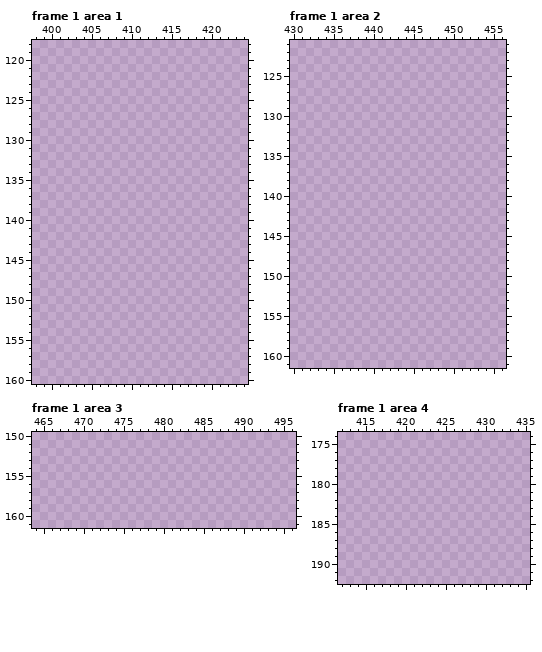
Two states of a pixel-art file, assets/images/scratch.aseprite. The picture above is the old version.
512x384 pixels, 2 frames. Colours within 5 levels of each other are drawn and written as one. Shown: frame 1 area 1: x 398..424, y 118..160; frame 1 area 2: x 430..456, y 121..161; frame 1 area 3: x 464..496, y 150..161; frame 1 area 4: x 412..435, y 174..192. The commit also changed other frames or places, which this record leaves out.
The result:
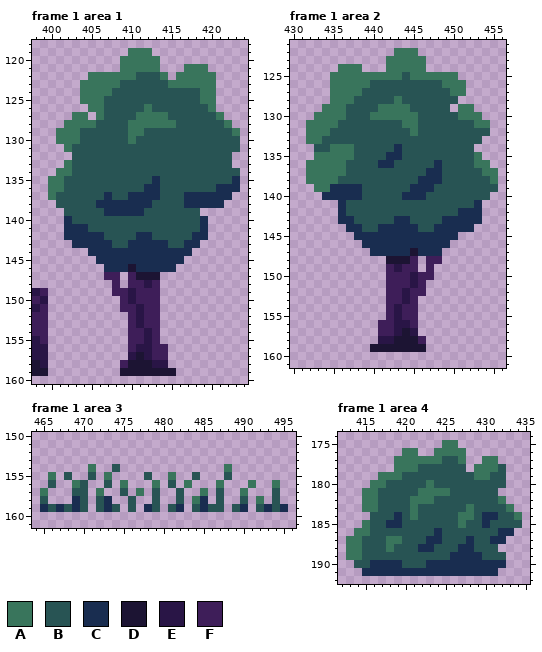
Palette (. is transparent): A #39755c  B #285454  C #192d50  D #1c1433  E #291546  F #3e1e59
What changed:
layer "Decorations" added
--- frame 1 area 1, layer "Decorations"
@@ x 398..424 @@
 118 ...........................
-119 ...........................
-120 ...........................
-121 ...........................
-122 ...........................
-123 ...........................
-124 ...........................
-125 ...........................
-126 ...........................
-127 ...........................
-128 ...........................
-129 ...........................
-130 ...........................
-131 ...........................
-132 ...........................
-133 ...........................
-134 ...........................
-135 ...........................
-136 ...........................
-137 ...........................
-138 ...........................
-139 ...........................
-140 ...........................
-141 ...........................
-142 ...........................
-143 ...........................
-144 ...........................
-145 ...........................
-146 ...........................
-147 ...........................
-148 ...........................
-149 ...........................
-150 ...........................
-151 ...........................
-152 ...........................
-153 ...........................
-154 ...........................
-155 ...........................
-156 ...........................
-157 ...........................
-158 ...........................
-159 ...........................
+119 ............AAA............
+120 ...........AAAAA...........
+121 ...........AAAAA...AAA.....
+122 .......AAAAAABBBA.AAAAA....
+123 ......AAAAABBBBBBAAAAAA....
+124 ......AAAABBBBBBBBBBBAA....
+125 ......AAABBBBBBBBBBBBAA....
+126 .......AABBBBBABBBBBBBA....
+127 .....AA.ABBBBAAAABBBBBBA...
+128 ....AAAABBBBAAAAAABBBBBBA..
+129 ...AAABBBBBBAABBBBBBBBBBBA.
+130 ...AAABBBBBBABBBBBBBBBBBBB.
+131 ....ABBBBBBBBBBBBBBBBBBBBB.
+132 .....BBBBBBBBBBBBBBBBBBBB..
+133 ....ABBBBBBBBBBBBBBBBBBBB..
+134 ...AABBBBBBBBBBBBBBBBBBBBB.
+135 ..AABBBBBBBBBBBCBBBBBBBBBC.
+136 ..AABBBBBBBBBBCCBBBBBBBCCC.
+137 ..ABBBBBBCBBCCCCBBBCCCCCC..
+138 ...BBBBBCCCCCCCBBBBCCCCC...
+139 ....BBBBBCCCCCBBBBBBB......
+140 ....CBBBBBBBBBBBBBBBBC.....
+141 ....CCCBBBBBBBBBBBBBBC.....
+142 ....CCCCCBBBBCCBBBBBCC.....
+143 .....CCCCCBBCCCCCBBCC......
+144 .......CCCCCCCCCCCCC.......
+145 ........CCCCCCCCCCC........
+146 .........CCCDCCCCC.........
+147 .........FF.FDDD...........
+148 ..........F.FFEF...........
+149 EF........FFEFFF...........
+150 FE.........FEFFF...........
+151 EF.........FFEFF...........
+152 FF..........FEFF...........
+153 FF..........FEFF...........
+154 FF..........FFEF...........
+155 EF..........FFEF...........
+156 EE..........FEEFF..........
+157 EE..........EDEFF..........
+158 DE.........FDDDEE..........
+159 DD.........DDDDDDD.........
 160 ...........................
--- frame 1 area 2, layer "Decorations"
@@ x 430..456 @@
 121 ...........................
-122 ...........................
-123 ...........................
-124 ...........................
-125 ...........................
-126 ...........................
-127 ...........................
-128 ...........................
-129 ...........................
-130 ...........................
-131 ...........................
-132 ...........................
-133 ...........................
-134 ...........................
-135 ...........................
-136 ...........................
-137 ...........................
-138 ...........................
-139 ...........................
-140 ...........................
-141 ...........................
-142 ...........................
-143 ...........................
-144 ...........................
-145 ...........................
-146 ...........................
-147 ...........................
-148 ...........................
-149 ...........................
-150 ...........................
-151 ...........................
-152 ...........................
-153 ...........................
-154 ...........................
-155 ...........................
-156 ...........................
-157 ...........................
-158 ...........................
-159 ...........................
+122 .............AAA...........
+123 ............AAAAA..........
+124 ......AAA...AAAAA..........
+125 .....AAAAAAAAABAAAAAA......
+126 .....AAAAABBBBBBBBBAAA.....
+127 .....AAAABBBBBBBBBBBAA.....
+128 .....AAABBBBBABBBBBBB......
+129 ....AAABBBBAAAABBBBB.AA....
+130 ...AAAABBBAAAAAABBBBBAAA...
+131 ..AAAABBBBBBBBAABBBBBBBAA..
+132 ..AAABBBBBBBBBBABBBBBBBBB..
+133 ..AABBBBBBBBBBBBBBBBBBBB...
+134 ...BBAAABBBBBCBBBBBBBBB....
+135 ...AAAAABBBBCCBBBBBBBBBA...
+136 ..AAAAABBBBCCBBBBBCBBBBAA..
+137 ..AAAAABBBBBBBBBBCCBBBBBAA.
+138 ..AAAABBBBBBBBBBCCCBBBBBBA.
+139 ...AACCCCBBBBBBCCCBBBBBBBB.
+140 ....CCCCCBBBBBCCCBBBBBBBB..
+141 ......CBBBBBBBBBBBBBBBBC...
+142 ......CBBBBBBBBBBBBBBCCC...
+143 ......CCBBBBBCCBBBBCCCCC...
+144 .......CCBBCCCCCBBCCCCC....
+145 ........CCCCCCCCCCCCC......
+146 .........CCCCCCCCCCC.......
+147 ..........CCCCCDCCC........
+148 ............DDDF.FF........
+149 ............FEFF.F.........
+150 ............FFFEFF.........
+151 ............FFFEF..........
+152 ............FFEFF..........
+153 ............FFEF...........
+154 ............FEFF...........
+155 ............FEFF...........
+156 ...........FFEEF...........
+157 ...........FFEDE...........
+158 ...........EEDDDF..........
+159 ..........DDDDDDD..........
 160 ...........................
--- frame 1 area 3, layer "Decorations"
@@ x 464..496 @@
 153 .................................
-154 .................................
-155 .................................
-156 .................................
-157 .................................
-158 .................................
-159 .................................
+154 .......A..B.............A........
+155 ..A.B..B.A....B..A..B...B........
+156 ..B..AB..B.A...A.B.A...A...A..A..
+157 .A...BB.A..B.A.B..B..A.B..A...B..
+158 .B...CB.BC..B..B..B.AC.B..B.A.B..
+159 .CBCBCB.BCB.B.CB.BC.BCBB.BC.BCBC.
 160 .................................
--- frame 1 area 4, layer "Decorations"
@@ x 412..435 @@
 174 ........................
-175 ........................
-176 ........................
-177 ........................
-178 ........................
-179 ........................
-180 ........................
-181 ........................
-182 ........................
-183 ........................
-184 ........................
-185 ........................
-186 ........................
-187 ........................
-188 ........................
-189 ........................
-190 ........................
-191 ........................
+175 .............AA.........
+176 ........AA..AAAA........
+177 .......AAAAAABBA..AA....
+178 .......AAABBBBBB.AAAB...
+179 .....AAABBBBBBBBBAABB...
+180 ....AABBBBBABBBBBBBBB...
+181 ...AABBBBBAAAABBBBBB....
+182 ...AABBBBAAABBBBBBBBA...
+183 ...AABBBBABBBBBBABBBBA..
+184 ....BBBCBABBBBBAABCCBBA.
+185 ...ABBCCBBBBBBBABBCBBBB.
+186 ..AABBBBBBBBCBBBBBBBCC..
+187 .AABBBAABBBCCBBBCBBCC...
+188 .AABBBABBBCCBBBCCBBB....
+189 .AABBBBBBBBBBBCCCCBBB...
+190 ..BBCCCCBBBCCCCCCCCCC...
+191 ...CCCCCCCCCCCCCCCCC....
 192 ........................
